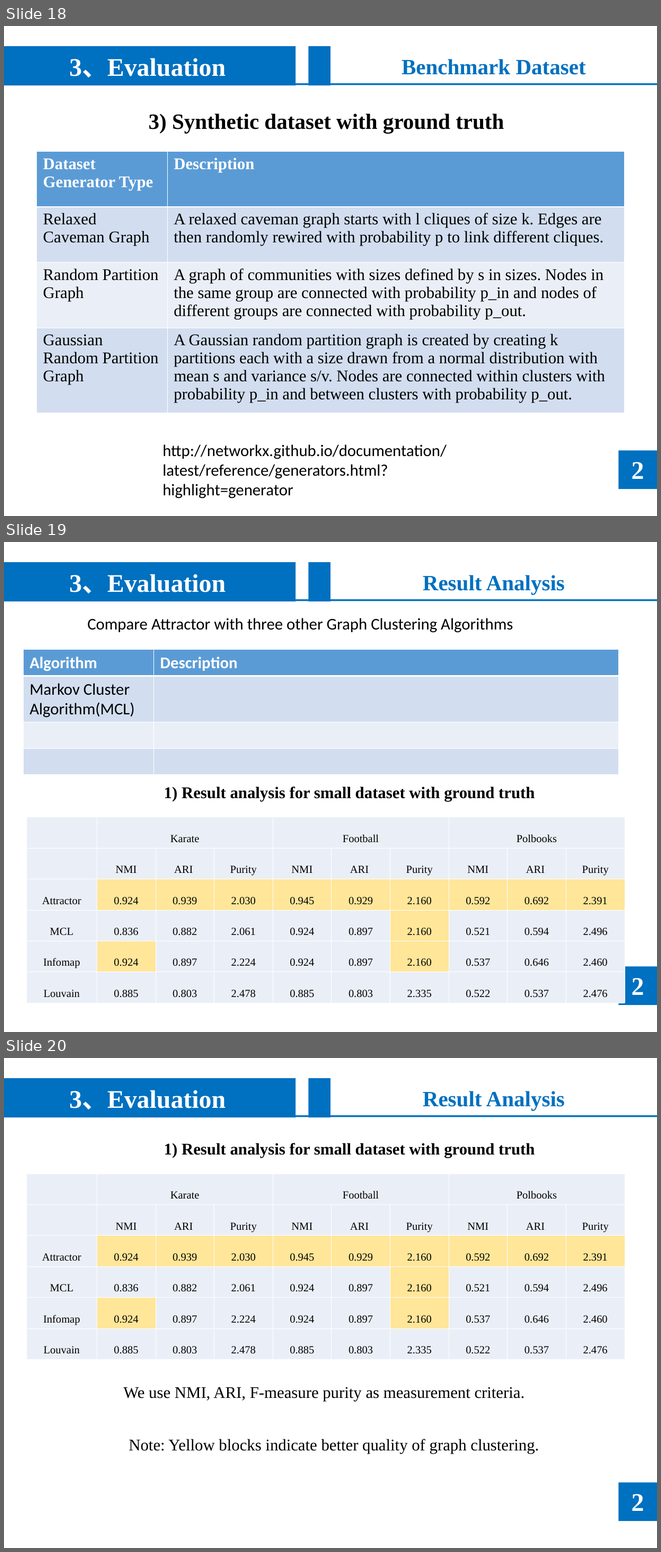
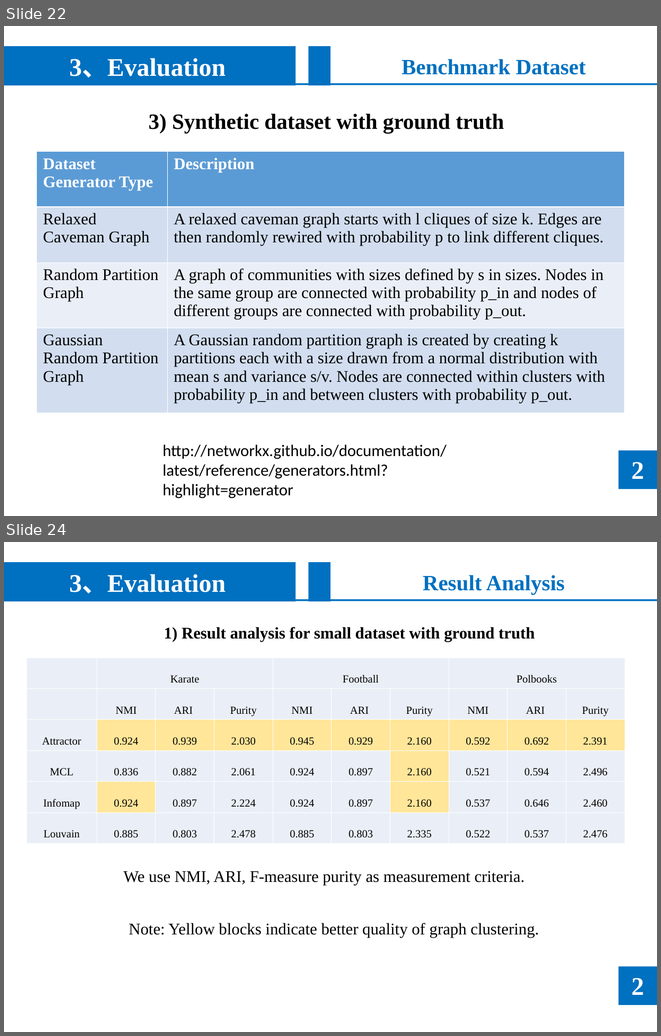
Before and after one commit to noyousjtu/Community-Detection, a slide deck: presentation/Community Detection.ppt. Shown one above the other, each under a label of ours: slides 18, 19 and 20 before the commit, slides 22 and 24 after it; the slides between them are not shown. The pictures are 661x1552 and 661x1036 pixels, drawn with LibreOffice and Linux fonts; fonts in the diff are those of the drawing; grey boxes stand for pictures. Boxes give left, top, right and bottom in pixels: in the first picture for what was removed or moved away, otherwise in the second. Text is boxed around its words. In the diff, an @@ line names an element or a change of style, - is before the commit and + after.

```diff
--- a/presentation/Community Detection.ppt
+++ b/presentation/Community Detection.ppt
@@ slide 19 removed at <box>4,542,657,1032</box>, background #FFFFFF at 73% opacity @@
@@ rectangle removed at <box>4,562,296,601</box> @@
-3、Evaluation
@@ rectangle removed at <box>308,562,330,601</box> @@
@@ text removed at <box>423,575,565,594</box> @@
-Result Analysis
@@ line removed from (4, 600) to (657, 600) @@
@@ text removed at <box>87,618,513,633</box> @@
-Compare Attractor with three other Graph Clustering Algorithms
@@ table removed at <box>23,649,618,775</box>, 4 rows, 2 columns @@
-Algorithm | Description
-Markov Cluster Algorithm(MCL) | 
- | 
- | 
@@ text removed at <box>164,786,535,801</box> @@
-1) Result analysis for small dataset with ground truth
@@ table removed at <box>27,817,626,1003</box>, 6 rows, 10 columns @@
- | Karate |  |  | Football |  |  | Polbooks |  | 
- | NMI | ARI | Purity | NMI | ARI | Purity | NMI | ARI | Purity
-Attractor | 0.924 | 0.939 | 2.030 | 0.945 | 0.929 | 2.160 | 0.592 | 0.692 | 2.391
-MCL | 0.836 | 0.882 | 2.061 | 0.924 | 0.897 | 2.160 | 0.521 | 0.594 | 2.496
-Infomap | 0.924 | 0.897 | 2.224 | 0.924 | 0.897 | 2.160 | 0.537 | 0.646 | 2.460
-Louvain | 0.885 | 0.803 | 2.478 | 0.885 | 0.803 | 2.335 | 0.522 | 0.537 | 2.476
@@ picture removed at <box>443,920,508,934</box> @@
@@ rectangle removed at <box>618,967,657,1005</box> @@
@@ text removed at <box>632,978,644,995</box> @@
-2
@@ what was slide 18 is now slide 22 @@
@@ what was slide 20 is now slide 24 @@
```
Also in this commit, not shown: 10 slides changed, 9 slides added, 1 other slide removed, 1 other file.
